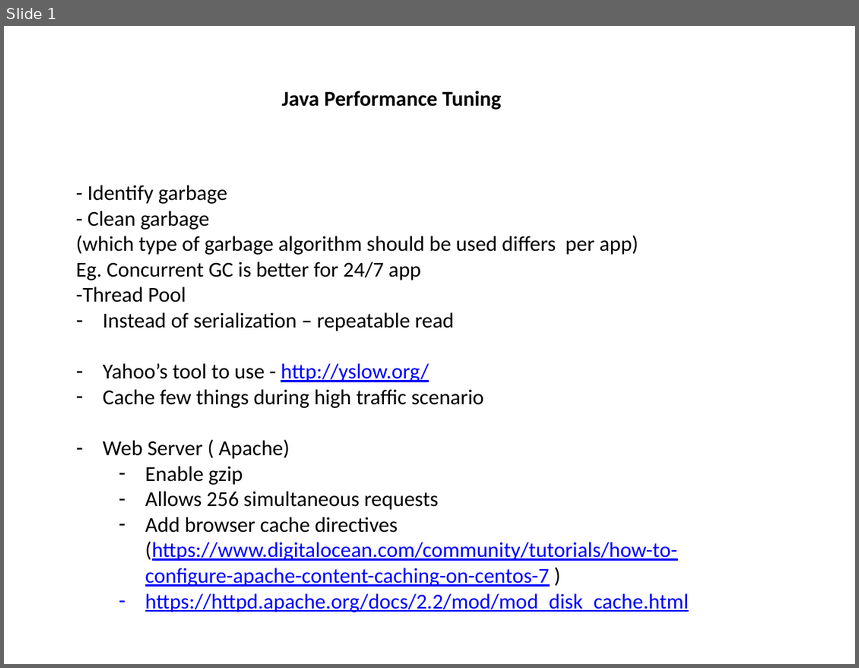
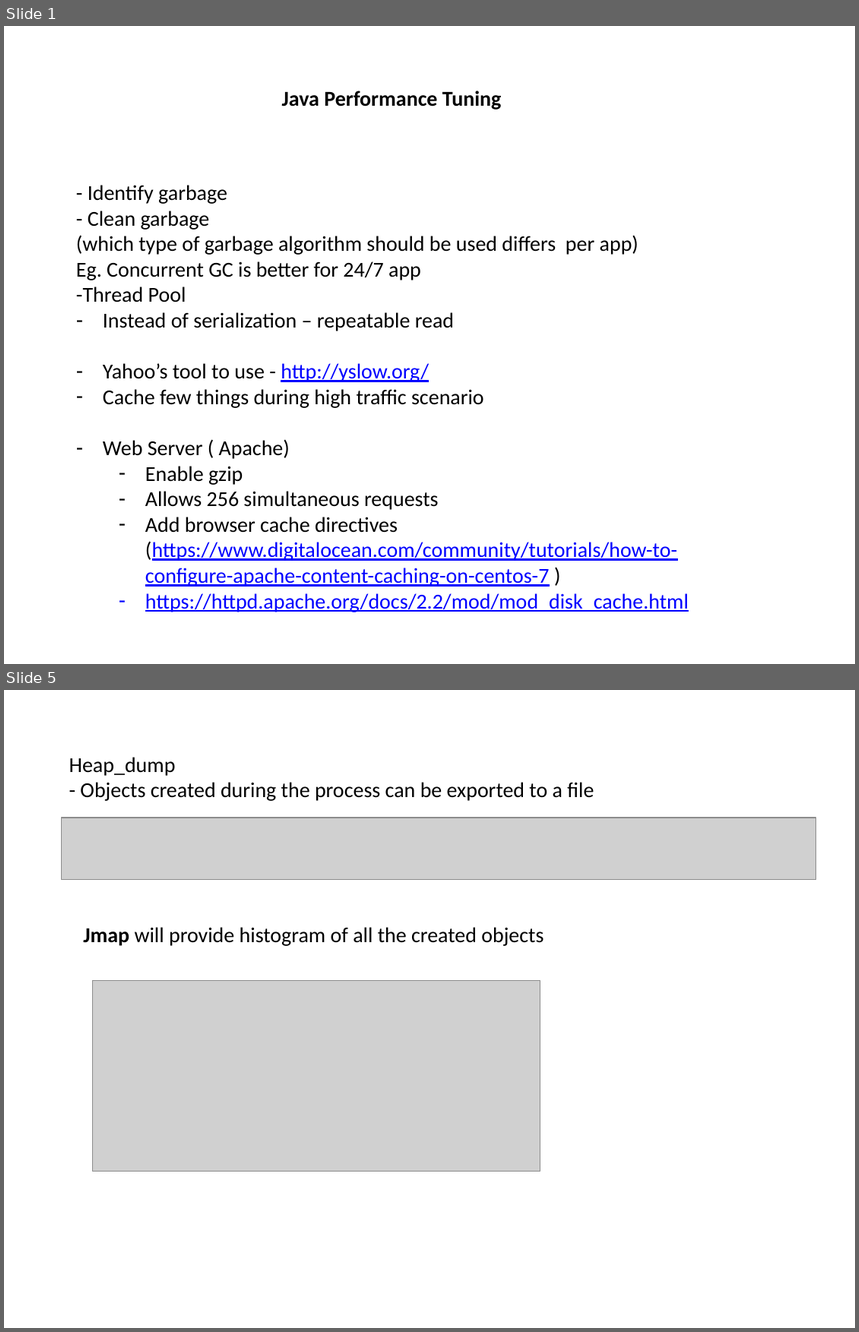
Before and after one commit to mdparthi/JavaPerformanceTuning, a slide deck: JPTInfo.pptx. Shown one above the other, each under a label of ours: slide 1 before the commit, slides 1 and 5 after it; the slides between them are not shown. The pictures are 859x668 and 859x1332 pixels, drawn with LibreOffice and Linux fonts; fonts in the diff are those of the drawing; grey boxes stand for pictures. Boxes give left, top, right and bottom in pixels: in the first picture for what was removed or moved away, otherwise in the second. Text is boxed around its words. In the diff, an @@ line names an element or a change of style, - is before the commit and + after.

```diff
--- a/JPTInfo.pptx
+++ b/JPTInfo.pptx
@@ slide 5 added at [4,690,855,1328], background #FFFFFF @@
@@ text added at [69,757,594,801], 18 pt, text #000000 @@
+Heap_dump
+- Objects created during the process can be exported to a file
@@ picture added at [61,818,815,880] @@
@@ text added at [83,927,544,946], 18 pt, text #000000 @@
+Jmap will provide histogram of all the created objects
@@ picture added at [92,981,541,1172] @@
```
Also in this commit, not shown: 3 other slides added.
